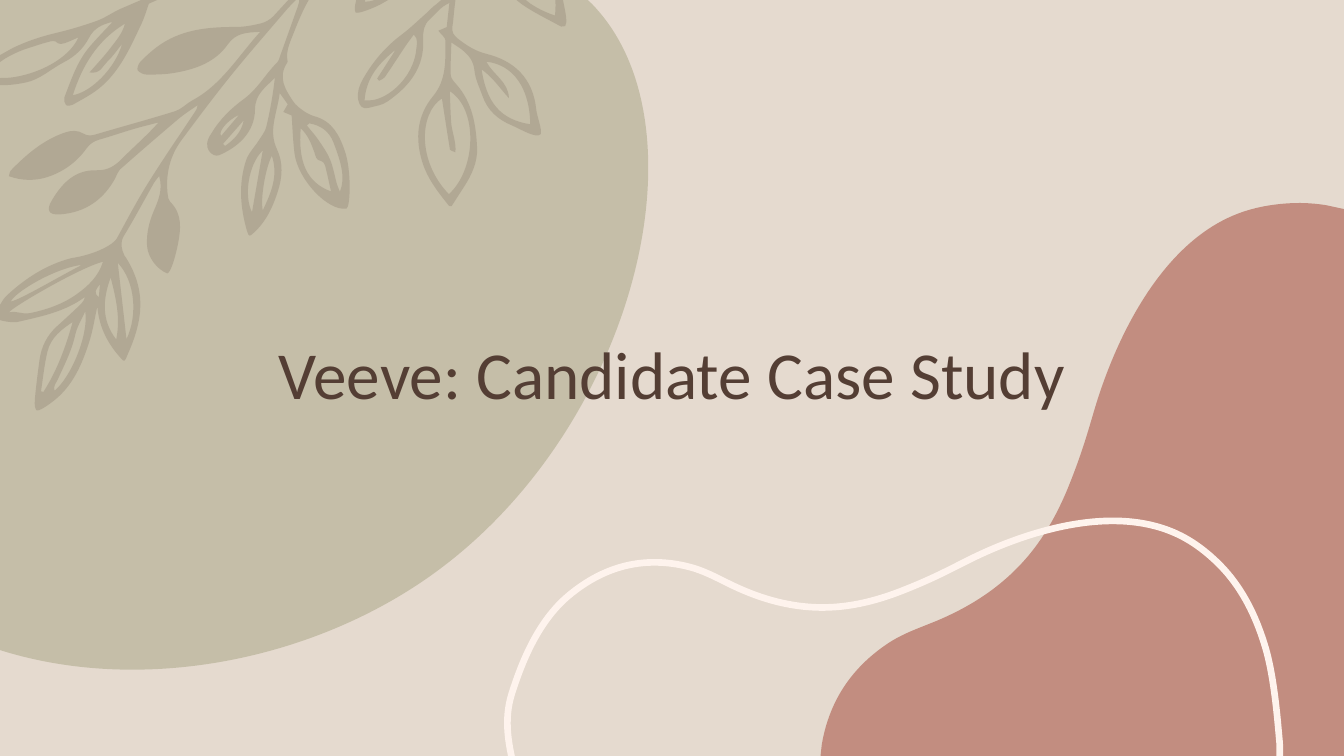
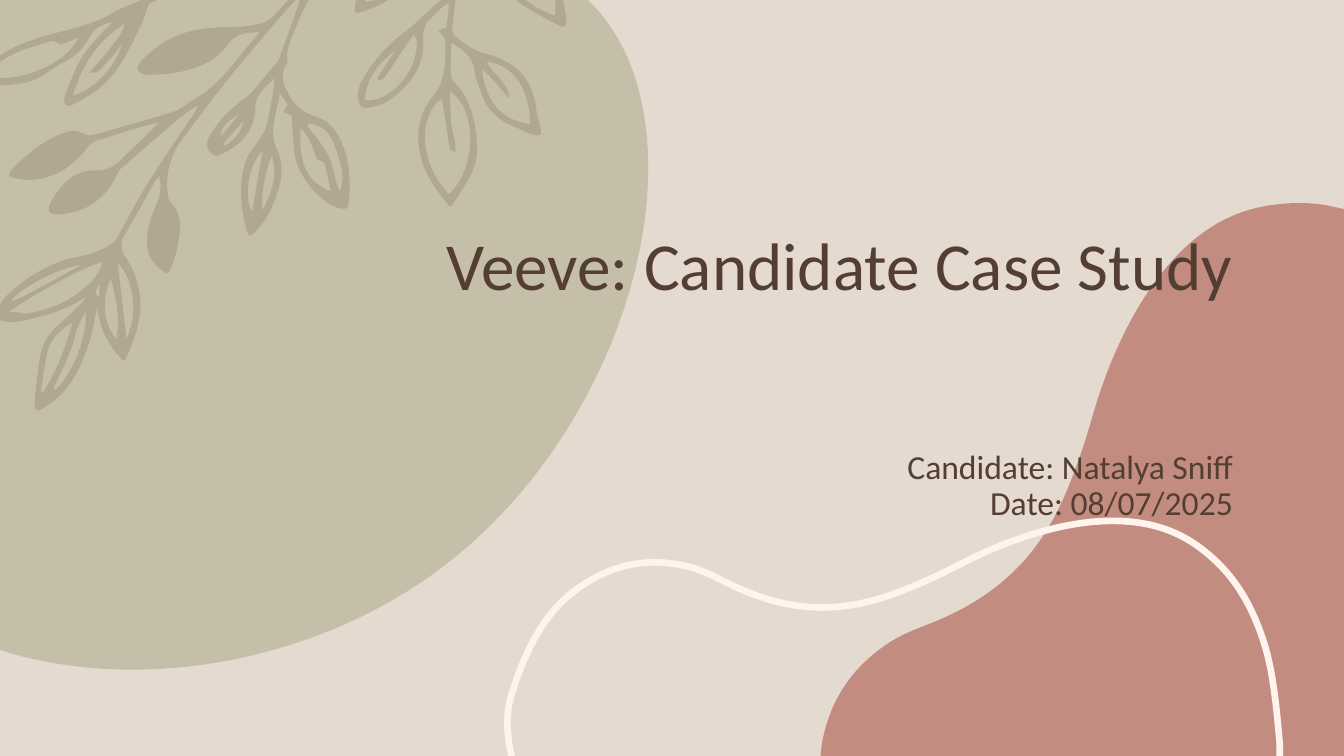
Before and after one commit to NataIS0203/amplify-wonder-drugs-hcp, a slide deck: slide 1 of Veeve.pptx. Drawn at 1344x756 pixels with LibreOffice and Linux fonts; fonts in the diff are those of the drawing. Boxes give left, top, right and bottom in pixels: in the first picture for what was removed or moved away, otherwise in the second. Text is boxed around its words. In the diff, an @@ line names an element or a change of style, - is before the commit and + after.

Commit message:
adding ppx

```diff
--- a/Veeve.pptx
+++ b/Veeve.pptx
@@ title at [447, 235, 1233, 524]: text changed; size 48 to 24 pt @@
-Veeve: Candidate Case Study
+Veeve: Candidate Case Study
+Candidate: Natalya Sniff
+Date: 08/07/2025
```
Also in this commit, not shown: 2 other slides changed, 2 slides added.
